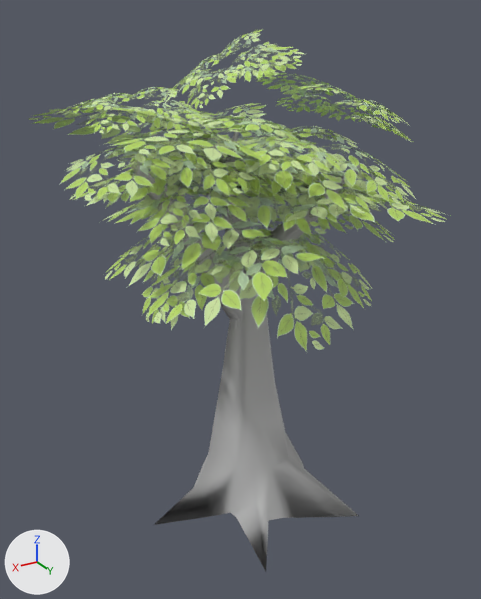
The FBX model GDS6Final/Assets/Assets/TreeType1.fbx, before and after one commit.
Rendered twice from a 50 mm lens placed at (0.0361, 0.0896, 0.0763), pointed at (-0.014, 0.0061, 0.0345). The lights are fixed; the arrows at lower left show +X, +Y and +Z. Where no turn or scale is listed for an object, it has been applied to the vertices.
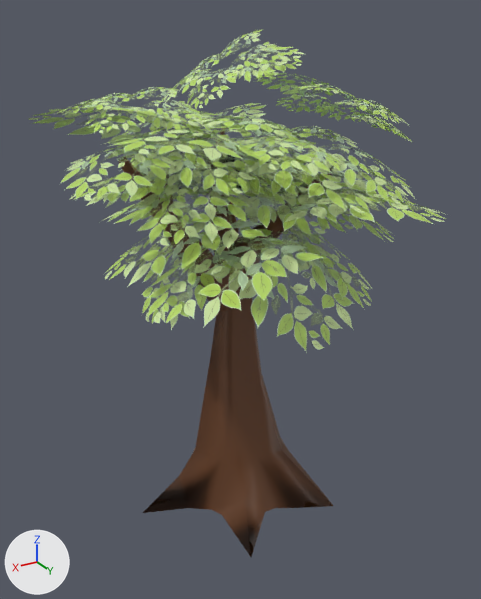
The newer file is also turned or shifted as a whole; pictures and numbers use the older file's frame.

Boxes (x1, y1, x2, y2) around the edits, measured in the pictures (481 x 599 px; the box of a moved part takes in the faces that stretch with it):
'pCylinder6', recoloured, reshaped (grey to brown, 6% narrower): before (131, 129, 361, 571); after (118, 128, 333, 557)
part 1 of me_mesh, moved or reshaped: before (131, 161, 247, 319); after (118, 157, 229, 312)
part 2 of me_mesh, moved or reshaped: before (164, 186, 168, 202); after (150, 181, 154, 196)
part 3 of me_mesh, moved or reshaped: before (244, 165, 361, 295); after (230, 166, 333, 280)
part 4 of me_mesh, moved or reshaped: before (154, 132, 359, 571); after (143, 128, 333, 557)

The change in detail:
Material 'lambert2' (mat_lambert2) changes colour from grey #bcbcbc to brown #653e24; in linear values from (0.5, 0.5, 0.5) to (0.129, 0.0484, 0.0177).
me_mesh is used by ob_pcylinder6; location (-0.0115, 0.0083, 0.0293).
me_mesh had 245 vertices, 260 faces and spanned x -0.0156..0.0156, y -0.0183..0.0183, z -0.0299..0.0299.
me_mesh now has 245 vertices, 260 faces and spans x -0.0151..0.0161, y -0.0217..0.0148, z -0.0298..0.0299.
me_mesh part 1: the loose piece of 44 vertices spanning x -0.005..0.0148, y -0.0036..0.0012, z 0.002..0.029 is moved by (0.0005, -0.0034, 0.0).
me_mesh part 2: the loose piece of 44 vertices spanning x 0.0098..0.0118, y -0.001..0.0028, z 0.0226..0.0263 is moved by (0.0005, -0.0034, 0.0).
me_mesh part 3: the loose piece of 32 vertices spanning x -0.0156..-0.0015, y -0.0038..0.0096, z 0.0066..0.0273 is moved by (0.0005, -0.0034, 0.0).
me_mesh part 4: 81 of 245 vertices moved; they spanned x -0.0151..0.0156, y -0.0183..0.0183, z -0.0299..0.0299 and now span x -0.0146..0.0161, y -0.0217..0.0148, z -0.0298..0.0299; mean shift (0.0005, -0.0032, 0.0001); largest move (-0.0078, -0.0114, -0.0299) -> (-0.0043, -0.015, -0.0298).
